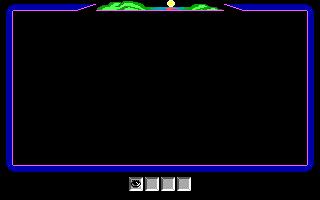
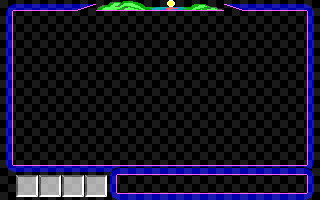
Layered file, before and after one edit (320x200). Changes by layer:
showed "TextGrid", opacity 15% → 10%, moved it above "old buttons" over [0, 0, 320, 200]
moved "Test" above "Lines2", painted on it over [16, 0, 316, 200]
